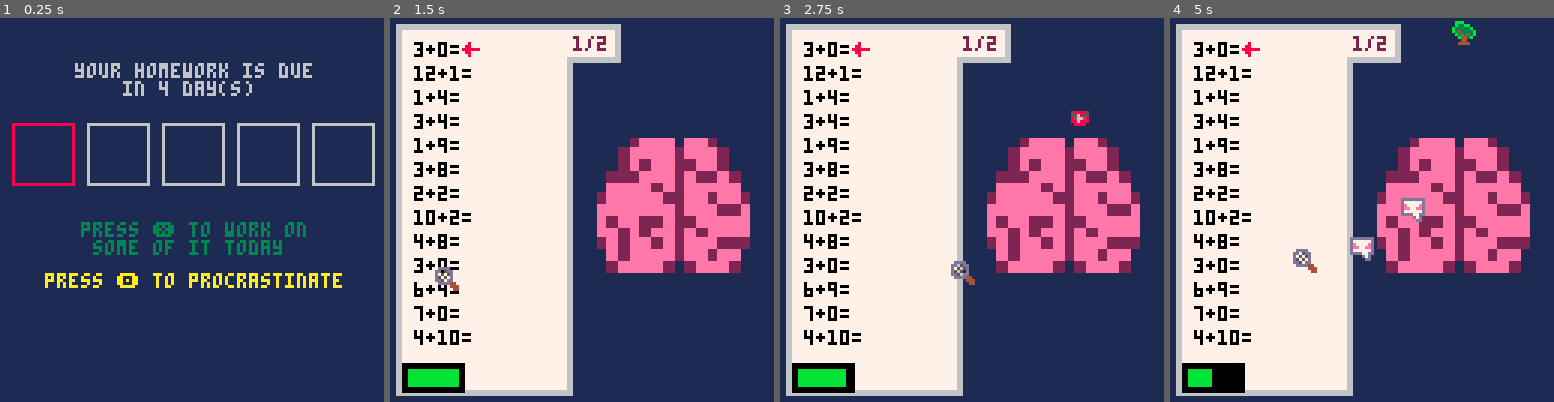
Above: before the commit, frames 1-4 (left to right).
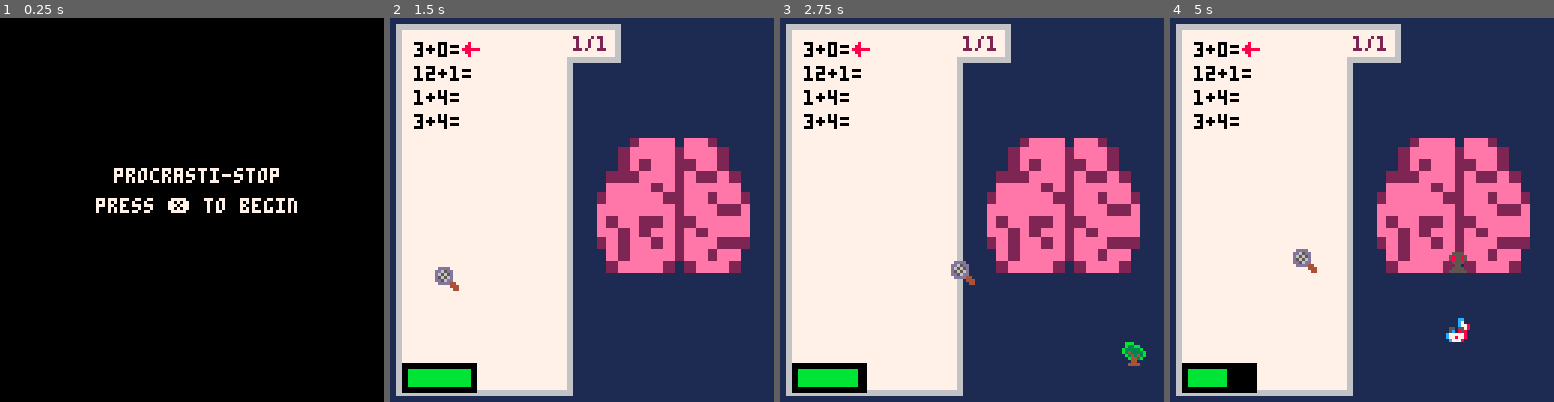
Above: after the commit, the same moments.

Repository: sansuruu/Pico8Games
Game: PICO-8 cartridge ShovelJam2025/hw_roguelike.p8
The game is run twice, just before and just after one commit, with the same random seed, the same clock (stepped at 60 frames per second) and the same inputs.
Inputs (mouse positions are in pixels of both pictures, inside the frame that each line leads up to):
- Up to frame 1 (0.25 s): no input
- Up to frame 2 (1.5 s): tap X (X key) at 0.33, 1.07 s; click (670, 121) at 0.67 s; tap O (Z key) at 0.7 s; click (436, 267) at 1.22 s
- Up to frame 3 (2.75 s): tap O (Z key) at 1.7, 2.1, 2.5 s; click (887, 114) at 1.77 s; tap X (X key) at 1.85 s; click (952, 259) at 2.32 s
- Up to frame 4 (5 s): click (1404, 106) at 2.87 s; tap O (Z key) every 0.4 s from 2.9 to 4.9 s; tap X (X key) at 2.97, 4.08 s; click (1465, 256) at 3.42 s; click (1231, 102) at 3.97 s; click (1292, 248) at 4.52 s

The runs differ from the first frame. In frame 1, 100% of the frame differs, in the area x 0-100%, y 0-100%; in frame 2, 2.2%; in frame 3, 2.7%; in frame 4, 3.7%.

Commit message:
day 6 i think, added basically the main gameplay loop (working day manager, end screens, restarting the game, temporary scaling system)

Diff:
--- a/ShovelJam2025/HWRoguelike.lua
+++ b/ShovelJam2025/HWRoguelike.lua
@@ -3,18 +3,19 @@
 function _init()
     poke(0x5F2D, 1)
     -- title screen stuff before any of this lmfao
-    game_state = 1 -- 0 => title sequence, 1 => first time enable, 2=> shop, 3=>continue
+    game_state = 0 -- 0 => title sequence, 1 => first time enable, 2=> shop, 3=>continue
     tick = 0
     day = 1 -- this acts as the blinds
     week = 1 --this acts as the "ante"
     num_table = {1,2,3,4,5,6,7,8,9,0}
+    base = {hw_length = 20, attent=20, dis_p=20, sp=1, diff = 20}
     makePlayer()
 end
 
 
 function _update()
     if (game_state == 0) then
-        if (btn(5)) then
+        if (btnp(5)) then
             game_state = 1
             dayInit()
         end
@@ -27,6 +28,8 @@
         updateAttentionBar()
         checkHomeworkComplete()
         updateTick()
+    elseif (game_state == 3) then
+        updateLoopJudgement()
     end
 end
 
@@ -45,6 +48,8 @@
         drawEnemies()
         drawMouse()
         drawKeyInput()
+    elseif (game_state == 3) then
+        drawJudgementScreen()
     end
 
 end
@@ -58,15 +63,16 @@
 end
 
 function dayInit()
-    active_stats_s = true
+    active_stats_s = false
+
 end
 
 function dayManager()
-    if (btnp(5) and day < 5) then
+    if (btnp(4) and day < 5) then
         day +=1
         --then do like shop n shit idk
     end
-    if (btnp(4)) then
+    if (btnp(5)) then
         game_init()
     end
 
@@ -80,19 +86,59 @@
         rect(4+i*25,35,24+i*25,55,color)
     end
 
-
+    print("week "..week,2,2,6)
     print("your homework is due\n    in "..5-day.." day(s)",25,15)
     print("press ❎ to work on\n some of it today", 27, 68,3)
     if (day < 5) print("press 🅾️ to procrastinate", 15, 85,10)
 
 end
 
+function finishDay()
+    if (day < 5) then
+        day+=1
+        game_state = 1
+    else
+        local t = p.hw_set_length-(p.correct + p.incorrect)
+        p.incorrect += t
+        game_state = 3
+    end
+
+end
+
 function drawStatsScreen()
     if (active_stats_s) then
         rectfill(80,60,126,128,15)
-        print("problems\nleft: "..p.hw_length-(p.correct + p.incorrect),84,62,0)
-    end
-end
+        print("problems\nleft: "..p.hw_set_length-(p.correct + p.incorrect).."\n\n★: "..p.correct.."\n\nX: "..p.incorrect,84,62,0)
+    end
+end
+
+function updateLoopJudgement()
+    pass = p.correct >= flr(p.hw_set_length * 0.6)
+    if (not pass and btnp(5)) _init()
+    if (pass and btnp(5)) then
+        week += 1
+        day = 1
+        game_state = 1
+        updatePlayer(week)
+    end
+
+end
+
+function drawJudgementScreen()
+
+    cls(1)
+    print("week "..week.." summary:",10,50,6)
+    print("correct: "..p.correct.."   incorrect: "..p.incorrect, 10, 70, 6)
+    if (pass) then
+        print("you have passed this week\ncongrats",10,80,6)
+    else
+        print("you have failed, you lose",10,80,4)
+        print("press ❎ to restart the game", 10, 85,3)
+    end
+
+
+end
+
 
 function game_init()
     game_state = 2
@@ -122,19 +168,35 @@
 
 --PLAYER
 function makePlayer()
+    local ti = {}
+    if (p != nil) then
+        ti = p.inv
+    end
+
     p = {
         m_x = 0,
         m_y = 0,
         m_sprite = 1,
         ans_input = "",
-        hw_length = 26,
-        max_attention = 20,
-        attention = 20,
-        distract_p = 20,
-        speed = 2,
+        hw_set_length = base.hw_length,    --stat: total length
+        hw_length = 0,--used for func
+        max_attention = base.attent,    --stat: max time
+        attention = 0,--used for func
+        distract_p = base.dis_p,       --stat: how often dudes will spawn
+        speed = base.sp,
+        difficulty = base.diff,
         correct = 0, --hold data on if its right or not
-        incorrect = 0
+        incorrect = 0,
+        inv = {}
     }
+    p.inv = ti
+end
+
+function updatePlayer(w)
+    p.correct = 0
+    p.incorrect = 0
+    p.difficulty += w *10
+    p.hw_set_length = base.hw_length + w * 10
 end
 
 
@@ -154,6 +216,12 @@
     hw_complete = false
     hw = {}
     hw_page_index = 1
+    if (day < 5) then
+        p.hw_length = p.hw_set_length \ 5
+    else
+        p.hw_length = p.hw_set_length - (p.correct + p.incorrect)
+    end
+
     hw_max_page= (p.hw_length \ 14) + 1
 
     page_count = (p.hw_length \ 14) + 1
@@ -167,7 +235,7 @@
         }
         if (temp > 13) then
             for i=1, 13 do
-                local temp_ans = rndb(1,20)
+                local temp_ans = rndb(1+(week-1)*5,p.difficulty)
                 add(hw_page.answers, temp_ans)
                 local temp_a = rndb(1,temp_ans)
                 local temp_b = temp_ans - temp_a
@@ -236,7 +304,7 @@
                 hw_complete = true
             end
         end
-        if (#hw < 1) game_state = 1
+        if (#hw < 1) finishDay()
         p.ans_input = ""
         return
     end
@@ -272,11 +340,12 @@
     if (tick ==30) then
         p.attention -= 1
     end
+    if (p.attention <= 0) finishDay()
 end
 
 function drawAttentionBar()
-    rectfill(4,115,4+p.max_attention,124,0)
-    rectfill(6,117,2+p.attention,122,11)
+    rectfill(4,115,8+p.max_attention,124,0)
+    if (p.attention > -1) rectfill(6,117,6+p.attention,122,11)
 end
 
 
@@ -314,8 +383,8 @@
 
 
     -- then, if applicable, spawn an enemy if its time
-    if (tick > 0 and tick % 15 == 0) e_sec +=1
-    if (e_sec ==2) then
+    if (tick > 0 and tick % 30 == 0) e_sec +=1
+    if (e_sec ==1 and rndb(0,100) < p.distract_p) then
         e_sec = 0
         local temp_x = rndb(0,128)
         local temp_y = nil
@@ -347,3 +416,5 @@
         spr(i.sprite,i.x,i.y)
     end
 end
+
+--Coroutines
--- a/ShovelJam2025/hw_roguelike.p8
+++ b/ShovelJam2025/hw_roguelike.p8
@@ -5,18 +5,20 @@
 
 __gfx__
 000000000dddd0000080000000000000000000000000cc00dddddddd000000000bbb00000c0c00c000000000000aa00000000000000000000000000000000000
-00000000dd05dd000880000000000000000000000000c700d777777d000000000b33bb00ccc55cc00055550000aaaa0000000000000000000000000000000000
-00700700d0505d008888880000002eee0ee200000000c778de7777ed05888850b33333b0c555555c058558500aa7aaa000000000000000000000000000000000
-00077000d5050d00088000000002eeee2eee200005505578dee77eed05568550b343333b585555a5058558500aa77aa000000000000000000000000000000000
-00077000dd50dd00008000000002e2ee22ee200005c08580d777777d084664800b34343b8885595b0055550000aa7a0000000000000000000000000000000000
+00000000dd65dd000880000000000000000000000000c700d777777d000000000b33bb00ccc55cc00055550000aaaa0000000000000000000000000000000000
+00700700d6565d008888880000002eee0ee200000000c778de7777ed05888850b33333b0c555555c058558500aa7aaa000000000000000000000000000000000
+00077000d5656d00088000000002eeee2eee200005505578dee77eed05568550b343333b585555a5058558500aa77aa000000000000000000000000000000000
+00077000dd56dd00008000000002e2ee22ee200005c08580d777777d084664800b34343b8885595b0055550000aa7a0000000000000000000000000000000000
 007007000dddd4400000000000222eee2e22e200c7777780dddd77dd0886888000b443b0585555c5000550000006600000000000000000000000000000000000
 00000000000004440000000000eeee2e2eeeee00c77877800000d7d0008888000004400055500555005555000055550000000000000000000000000000000000
 00000000000000440000000002eeeee22ee2ee200c77780000000dd0000000000044440000000000055555500006600000000000000000000000000000000000
-0000000000000000000000000eeeeeee2eee22e00000000000000000000000000000000000000000000000000000000000000000000000000000000000000000
-0000000000000000000000000e2ee22e22eeeee00000000000000000000000000000000000000000000000000000000000000000000000000000000000000000
-0000000000000000000000000ee2e2ee2e2eeee00000000000000000000000000000000000000000000000000000000000000000000000000000000000000000
-00000000000000000000000002e2ee2e2eee22200000000000000000000000000000000000000000000000000000000000000000000000000000000000000000
-00000000000000000000000000e2eeee2ee2ee000000000000000000000000000000000000000000000000000000000000000000000000000000000000000000
-000000000000000000000000002eeee202eee2000000000000000000000000000000000000000000000000000000000000000000000000000000000000000000
+0000000000700000000000000eeeeeee2eee22e00000000000000000000000000000000000000000000000000000000000000000000000000000000000000000
+0000000007777000000000000e2ee22e22eeeee00000000000000000000000000000000000000000000000000000000000000000000000000000000000000000
+0000000077777770000000000ee2e2ee2e2eeee00000000000000000000000000000000000000000000000000000000000000000000000000000000000000000
+00000000777777770000000002e2ee2e2eee22200000000000000000000000000000000000000000000000000000000000000000000000000000000000000000
+00000000677777770000000000e2eeee2ee2ee000000000000000000000000000000000000000000000000000000000000000000000000000000000000000000
+000000000677777700000000002eeee202eee2000000000000000000000000000000000000000000000000000000000000000000000000000000000000000000
+00000000006777700000000000000000000000000000000000000000000000000000000000000000000000000000000000000000000000000000000000000000
+00000000000667000000000000000000000000000000000000000000000000000000000000000000000000000000000000000000000000000000000000000000
 
 
